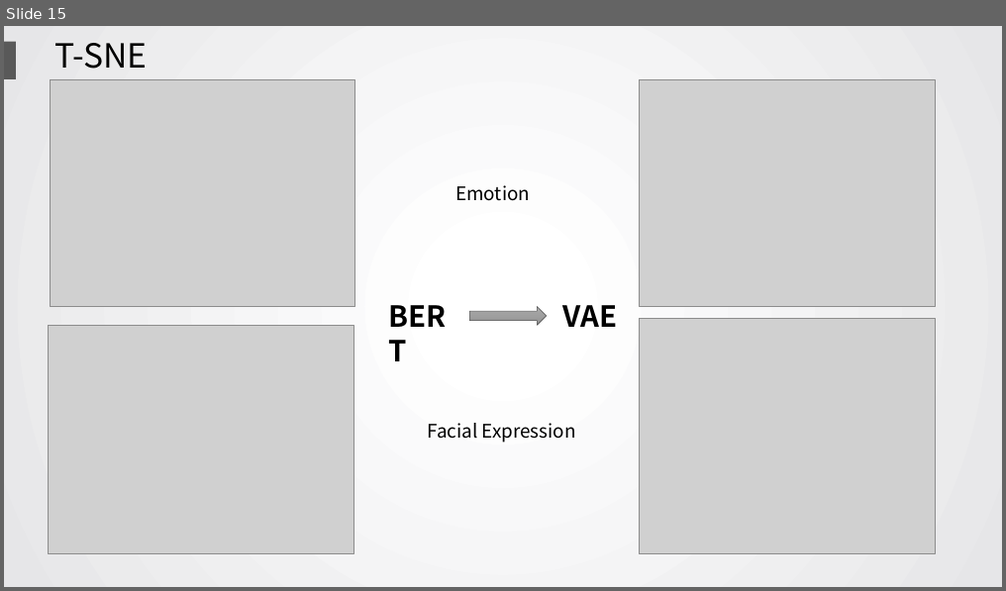
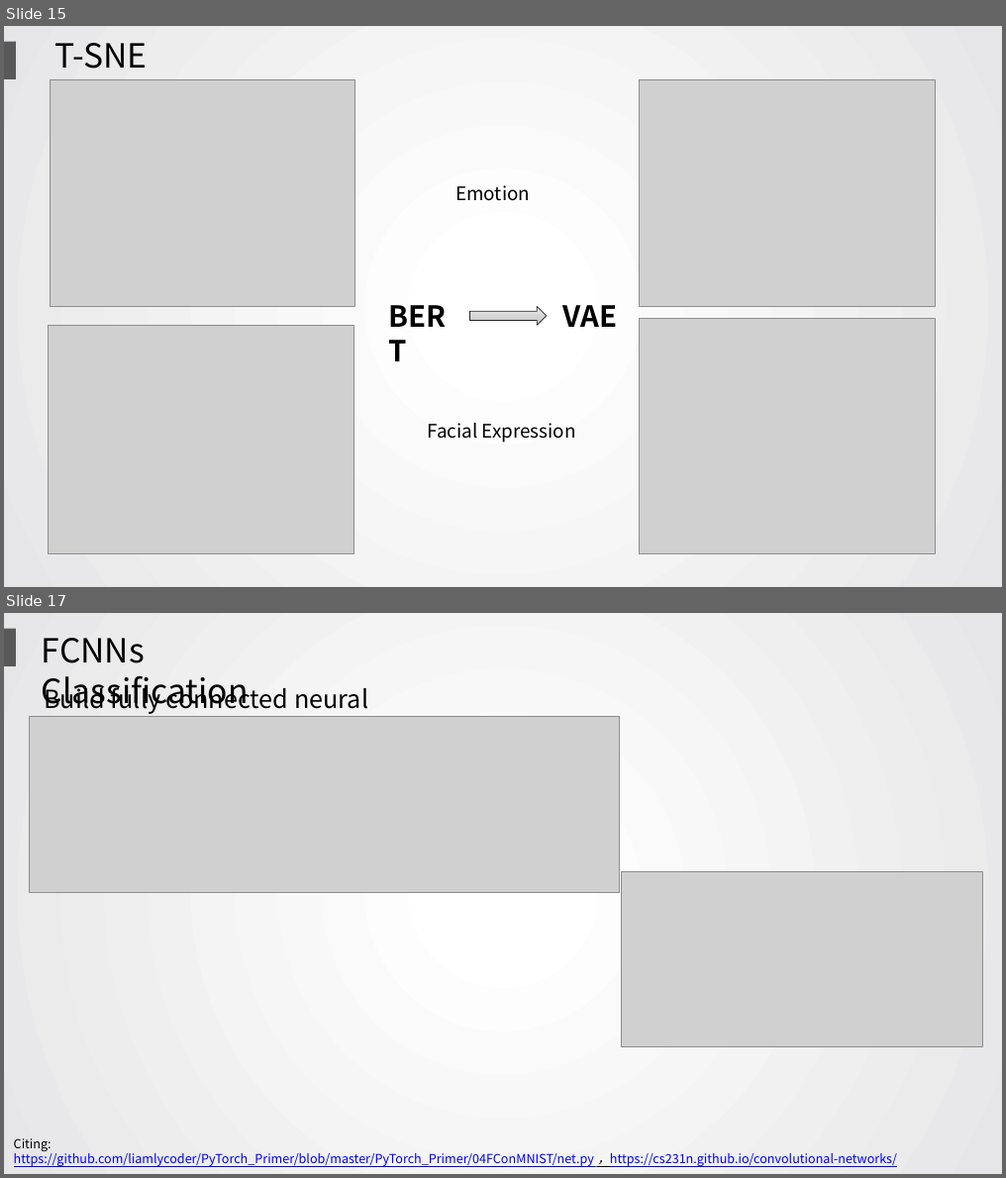
Before and after one commit to wolvestotem/Rumor-Detection, a slide deck: 580presentation.pptx. Shown one above the other, each under a label of ours: slide 15 before the commit, slides 15 and 17 after it; the slides between them are not shown. The pictures are 1006x591 and 1006x1178 pixels, drawn with LibreOffice and Linux fonts; fonts in the diff are those of the drawing; grey boxes stand for pictures. Boxes give left, top, right and bottom in pixels: in the first picture for what was removed or moved away, otherwise in the second. Text is boxed around its words. In the diff, an @@ line names an element or a change of style, - is before the commit and + after.

```diff
--- a/580presentation.pptx
+++ b/580presentation.pptx
@@ slide 17 added at (4,613,1002,1174), background gradient #FFFFFF to #E6E6E8 @@
@@ rectangle added at (4,629,16,666), fill #595959 @@
@@ text added at (42,638,249,712), 32 pt, text #000000 @@
+FCNNs Classification
@@ text added at (44,682,368,717), 24 pt, text #000000 @@
+Build fully connected neural network.
@@ picture added at (29,716,619,892) @@
@@ picture added at (621,872,982,1048) @@
@@ text added at (14,1139,897,1167), 12 pt, text #0000FF, underline @@
+Citing:
+https://github.com/liamlycoder/PyTorch_Primer/blob/master/PyTorch_Primer/04FConMNIST/net.py ，https://cs231n.github.io/convolutional-networks/
@@ slide 15 changed as well @@
@@ right arrow at (469,307,546,325): fill gradient #ACACAC to #A0A0A0 to #909090 to gradient #BEBEBE to #D1D1D1 to #EEEEEE; outline #595959 0.5 pt to #252525 0.75 pt @@
```
Also in this commit, not shown: 15 other slides changed, 4 other slides added, 2 slides removed.
